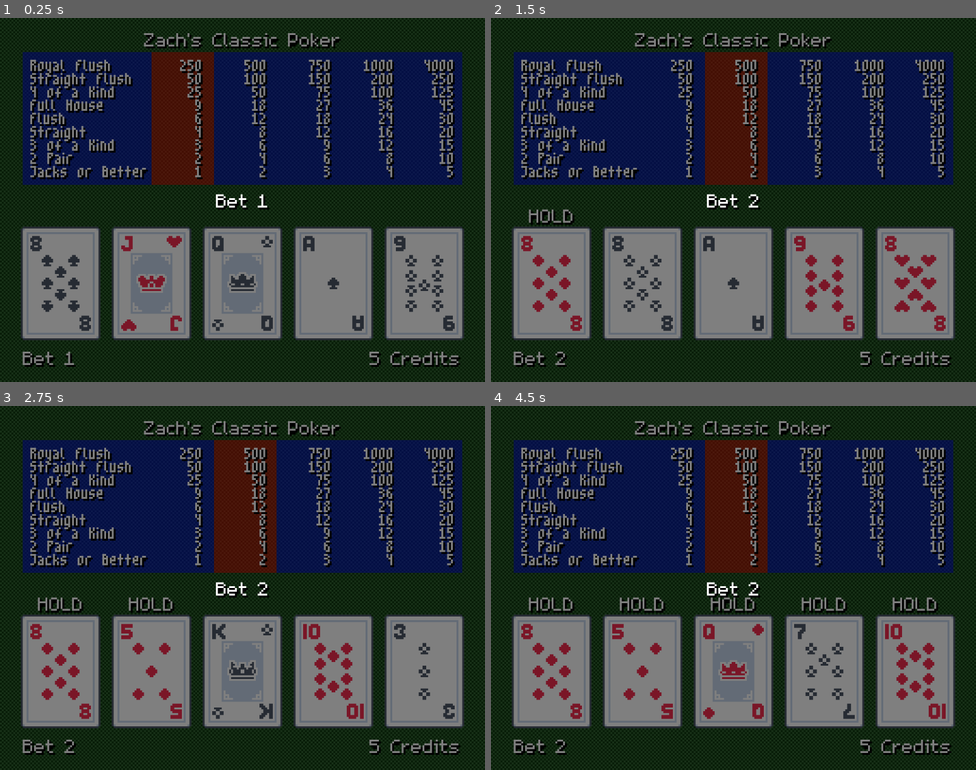
Above: before the commit, frames 1-4 (two rows, left to right).
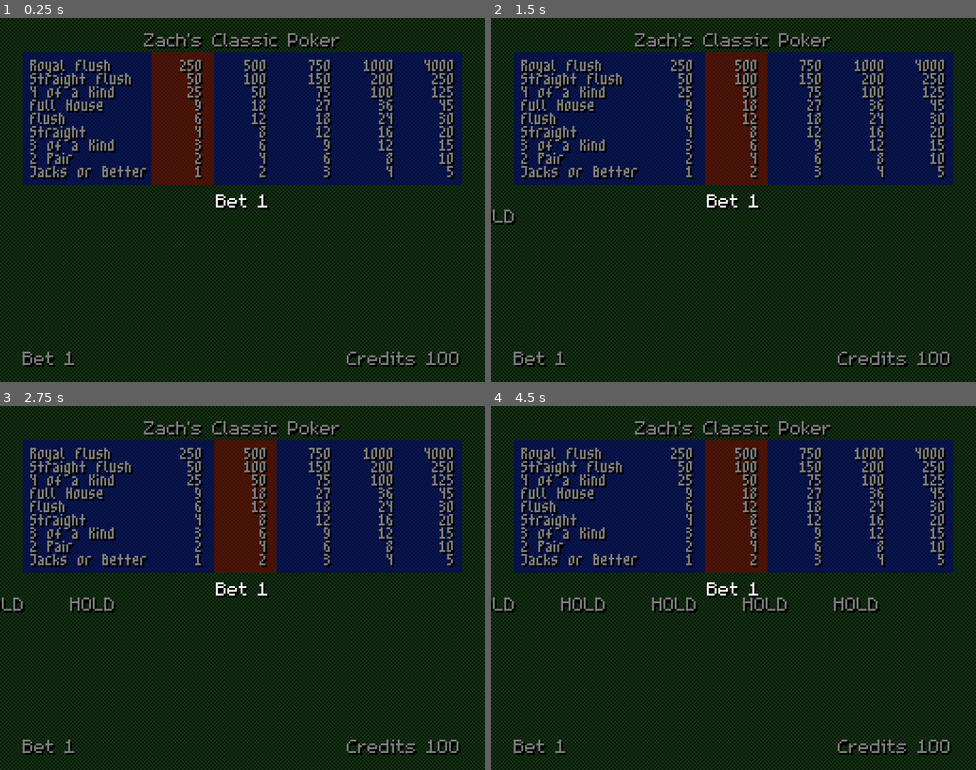
Above: after the commit, the same moments.

Repository: ZombieNW/PokerMachine
Game: Godot game, scene res://scenes/default.tscn
The game is run twice, just before and just after one commit, with the same random seed, the same clock (stepped at 60 frames per second) and the same inputs.
Inputs:
- Up to frame 1 (0.25 s): no input
- Up to frame 2 (1.5 s): tap Enter (ui_accept) at 0.5, 0.77, 1.25 s; hold B (bet) 0.53-1.28 s; tap 1 (hold_1) at 1.35 s
- Up to frame 3 (2.75 s): tap Enter (ui_accept) at 1.52, 2 s; hold 2 (hold_2) from 2.03 s (still down)
- Up to frame 4 (4.5 s): tap Enter (ui_accept) at 2.75, 3.02, 3.5, 3.77, 4.25 s; release 2 (hold_2) at 2.78 s; tap 3 (hold_3) at 2.85 s; hold 4 (hold_4) 3.53-4.28 s; tap 5 (hold_5) at 4.35 s

The runs differ from the first frame. In frame 1, 26% of the frame differs, in the area x 4-96%, y 57-96%; in frame 2, 26%; in frame 3, 27%; in frame 4, 28%, in the area x 0-96%, y 48-96%.
Error after the commit: Invalid access of index '1' on a base object of type: 'PackedStringArray'. (res://game/poker_hand_evaluator.gd:26)

Commit message:
Deck Structure

Diff:
--- a/game/deck.gd
+++ b/game/deck.gd
@@ -1,6 +1,6 @@
 extends Node
 
-var deck = [
+const standard_deck_preset = [
 	"hearts_A",
 	"hearts_02",
 	"hearts_03",
@@ -55,9 +55,19 @@
 	"spades_K"
 ]
 
+var deck: Array = []
+
 func get_card() -> String:
+	if deck.is_empty():
+		push_error("Deck is empty!")
+		return ""
 	var random_index = randi_range(0, deck.size() - 1)
 	return deck.pop_at(random_index)
 
+func reset_deck() -> void:
+	deck = standard_deck_preset.duplicate()
+
 func return_card(card_name: String) -> void:
+	if card_name == "back" or card_name == "":
+		return
 	deck.append(card_name)
